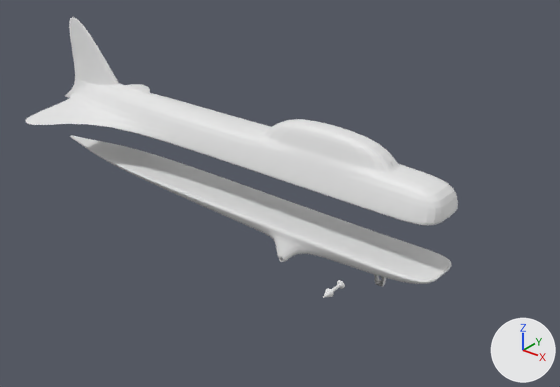
Two versions of the Blender file skyhawk/skyhawk.blend, one commit apart.
Both versions are drawn from a 50 mm camera at (81.5, -92.2, 48.0) aimed at (6.9, 1.0, -9.8). The lights are fixed; the arrows at lower right show +X, +Y and +Z.

The first picture shows 'bottom', 'lock', 'top'.
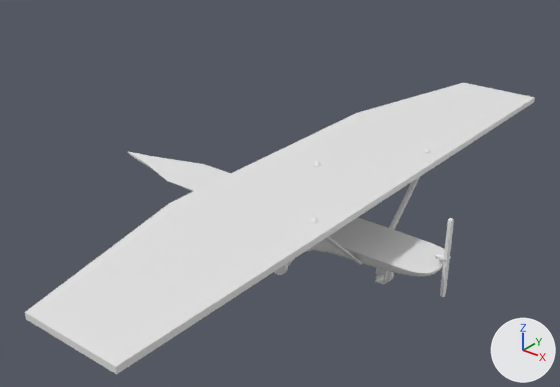
Commit message: changes to skyhawk

Edits to the bpy script that builds the scene:
```text
Change me_cube_002:
    used by ob_top; location = (40.0, -2.5, 2.5); scale = (40.0, 2.5, 2.5)
    remove me_cube_002.from_pydata(...)  # 70 vertices, 68 faces; spans x -2.14..0.0, y 0.0..6.15, z -2.02..4.91
    add me_cube_002.from_pydata(...)  # 73 vertices, 68 faces; spans x -1.8..0.0, y 0.0..6.15, z -2.02..4.91
    me_cube_002 part 1
    3 faces are deleted
    33 vertices in x -2.14..-1.72, y 0.0..6.15, z -2.02..4.91 move by (0.34, 0.0, 0.0)
    3 vertices are added at (-0.31, 0.11, 1.6), (-0.31, 0.0, 1.6), (-0.31, 0.75, 1.6)
    3 new faces join them
Change me_cube_001:
    used by ob_bottom; location = (40.0, -2.5, -10.9); scale = (40.0, 2.5, 2.5)
    remove me_cube_001.from_pydata(...)  # 70 vertices, 68 faces; spans x -2.14..0.0, y 0.0..2.27, z -2.38..0.0
    add me_cube_001.from_pydata(...)  # 70 vertices, 68 faces; spans x -1.8..0.0, y -0.03..2.92, z -2.85..0.0
    me_cube_001 part 2: all 9 vertices in x -2.14, y 0.02..0.06, z -0.18..0.0 are moved by (0.34, -0.05, 0.0)
    me_cube_001 part 3: all 16 vertices in x -2.0..-1.72, y 0.0..2.0, z -0.5..0.0 are moved by (0.34, 0.0, 0.0)
    me_cube_001 part 4
    add for i in [*range(66, 70)]: me_cube_001.vertices[i].co += Vector((0.0, 0.65, -0.47))
    me_cube_001 part 5: creased or bevel-weighted edges go from 12 to 47
Add me_cube:
    me_cube.from_pydata([(-1.55, 0.0, 0.0), (-1.55, 0.0, 2.0), (-1.06, 1.47, 0.0), (-1.06, 1.47, 2.0), (0.0, 0.0, 0.0), (0.0, 0.0, 2.0), (0.0, 1.47, 0.0), (0.0, 1.47, 2.0), (-1.55, 0.66, 0.0), (-1.55, 0.66, 2.0), (0.0, 0.66, 0.0), (0.0, 0.66, 2.0)], [], [(8, 9, 3, 2), (2, 3, 7, 6), (10, 11, 5, 4), (4, 5, 1, 0), (8, 10, 4, 0), (11, 9, 1, 5), (7, 3, 9, 11), (2, 6, 10, 8), (6, 7, 11, 10), (0, 1, 9, 8)])
Remove ob_lock:
    ob_lock = bpy.data.objects.new('lock', me_cone)
Change ob_fw_hole:
    ob_fw_hole.location: (29.9, -2.9, -15.7) -> (29.8, -2.1, -15.9)
    remove ob_fw_hole.hide_viewport = True
Change ob_fw_post:
    ob_fw_post.location: (29.9, -3.0, -15.5) -> (29.8, -2.2, -14.8)
Change ob_sw_hole:
    ob_sw_hole.location: (14.4, 2.8, -15.7) -> (15.1, 4.4, -16.1)
Change ob_top:
    ob_top.location: (40.0, -2.5, 2.5) -> (39.4, -1.7, -5.6)
    ob_top.scale: (40.0, 2.5, 2.5) -> (38.0, 2.37, 2.37)
    add ob_top.hide_render = True
Change ob_bottom:
    ob_bottom.location: (40.0, -2.5, -10.9) -> (39.4, -1.7, -10.4)
    ob_bottom.scale: (40.0, 2.5, 2.5) -> (38.0, 2.37, 2.37)
    add _m = ob_bottom.modifiers.new('Boolean.002', 'BOOLEAN')
    add _m.object = ob_wingbeam
    add _m.solver = 'FLOAT'
Add ob_wingbeam:
    ob_wingbeam = bpy.data.objects.new('wingbeam', me_cylinder_004)  # 194 vertices, 224 faces; spans x -25.7..-23.0, y 4.8..32.1, z -9.3..6.8; modifiers MIRROR
    ob_wingbeam.location = (39.4, -1.7, -5.6)
    ob_wingbeam.scale = (0.493, 0.493, 0.822)
Add ob_fwheel:
    ob_fwheel = bpy.data.objects.new('fwheel', me_cone_1)  # 193 vertices, 193 faces; spans x -2.74..2.07, y -2.29..2.52, z -4.7..0.0
    ob_fwheel.location = (29.8, -4.3, -15.8)
    ob_fwheel.rotation_euler = (1.571, 0.0, 0.0)  # degrees (90, 0, 0)
    ob_fwheel.scale = (0.617, 0.617, 0.712)
Add ob_lock_001:
    ob_lock_001 = bpy.data.objects.new('lock.001', me_cone_001)  # 193 vertices, 193 faces; spans x -2.27..3.13, y -2.75..2.66, z -5.33..0.37
    ob_lock_001.location = (15.1, -5.7, -16.1)
    ob_lock_001.rotation_euler = (1.571, 0.0, 3.142)  # degrees (90, 0, 180)
    ob_lock_001.scale = (0.617, 0.617, 0.712)
Add ob_wing:
    ob_wing = bpy.data.objects.new('wing', me_cube)  # modifiers BOOLEAN, MIRROR, BOOLEAN
    ob_wing.location = (30.3, -1.7, -1.8)
    ob_wing.scale = (14.2, 35.6, 0.475)
Add ob_winglock_center:
    ob_winglock_center = bpy.data.objects.new('winglock_center.', me_cylinder_003)  # 97 vertices, 97 faces; spans x -1.32..1.32, y -1.32..1.32, z -1.0..1.22
    ob_winglock_center.location = (16.6, -1.7, -1.0)
    ob_winglock_center.scale = (0.493, 0.493, 0.822)
Add ob_propblade:
    ob_propblade = bpy.data.objects.new('propblade', me_cube_004)  # 20 vertices, 18 faces; spans x 0.0..1.0, y 0.0..2.0, z 0.0..25.7; modifiers MIRROR, SUBSURF
    ob_propblade.location = (39.6, -1.7, -9.1)
    ob_propblade.scale = (0.5, 0.25, 0.25)
Add ob_propshaft:
    ob_propshaft = bpy.data.objects.new('propshaft', me_cylinder_002)  # 161 vertices, 161 faces; spans x -1.0..1.0, y -1.0..1.0, z -3.28..1.0
    ob_propshaft.location = (39.5, -1.8, -9.2)
    ob_propshaft.rotation_euler = (0.0, 1.571, 0.0)  # degrees (0, 90, 0)
    ob_propshaft.scale = (0.494, 0.494, 0.494)
```

Changed parts and their boxes [x1, y1, x2, y2] in the pictures (560 x 387 px; the box of a moved part takes in the faces that stretch with it):
'wing', added: after [25, 83, 535, 374]
'top', added, hidden: before [25, 17, 458, 225]
'bottom', reshaped, shading changed, moved, rescaled, modifiers changed (16% narrower, 12% shorter): before [70, 135, 451, 287]; after [127, 152, 445, 285]
'wingbeam', added: after [310, 147, 431, 264]
'propblade', added: after [440, 218, 454, 297]
'lock', deleted: before [323, 280, 345, 298]
'fwheel', added: after [375, 268, 394, 282]
'lock.001', added: after [274, 264, 288, 275]
'propshaft', added: after [434, 253, 446, 262]
'fw_post', moved, reshaped: before [375, 276, 386, 286]; after [377, 269, 387, 284]
'winglock_center.', added: after [314, 160, 322, 166]
part 1 of me_cube_002, moved or reshaped (not visible afterwards): before [25, 17, 367, 166]
part 2 of me_cube_001, moved or reshaped: before [70, 135, 96, 147]; after [127, 152, 149, 163]
part 3 of me_cube_001, moved or reshaped: before [84, 140, 262, 218]; after [141, 156, 231, 192]
part 4 of me_cube_001, moved or reshaped: before [273, 235, 308, 262]; after [287, 247, 313, 266]
part 5 of me_cube_001, shading changed: before [227, 192, 451, 284]; after [312, 217, 445, 277]
